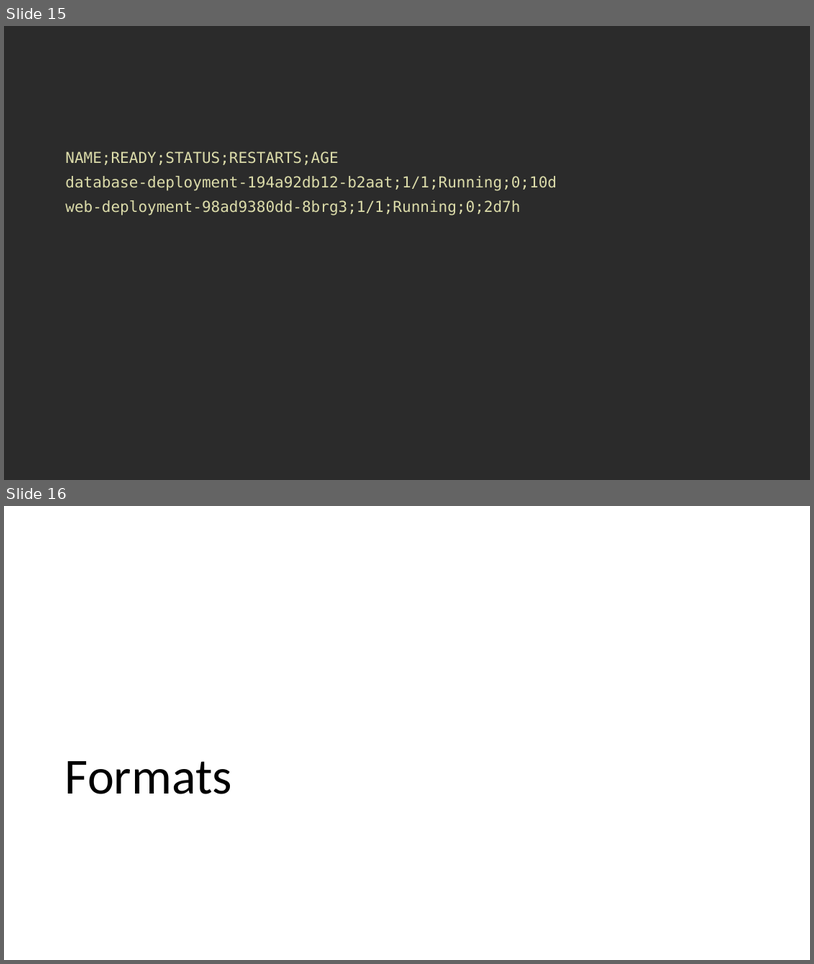
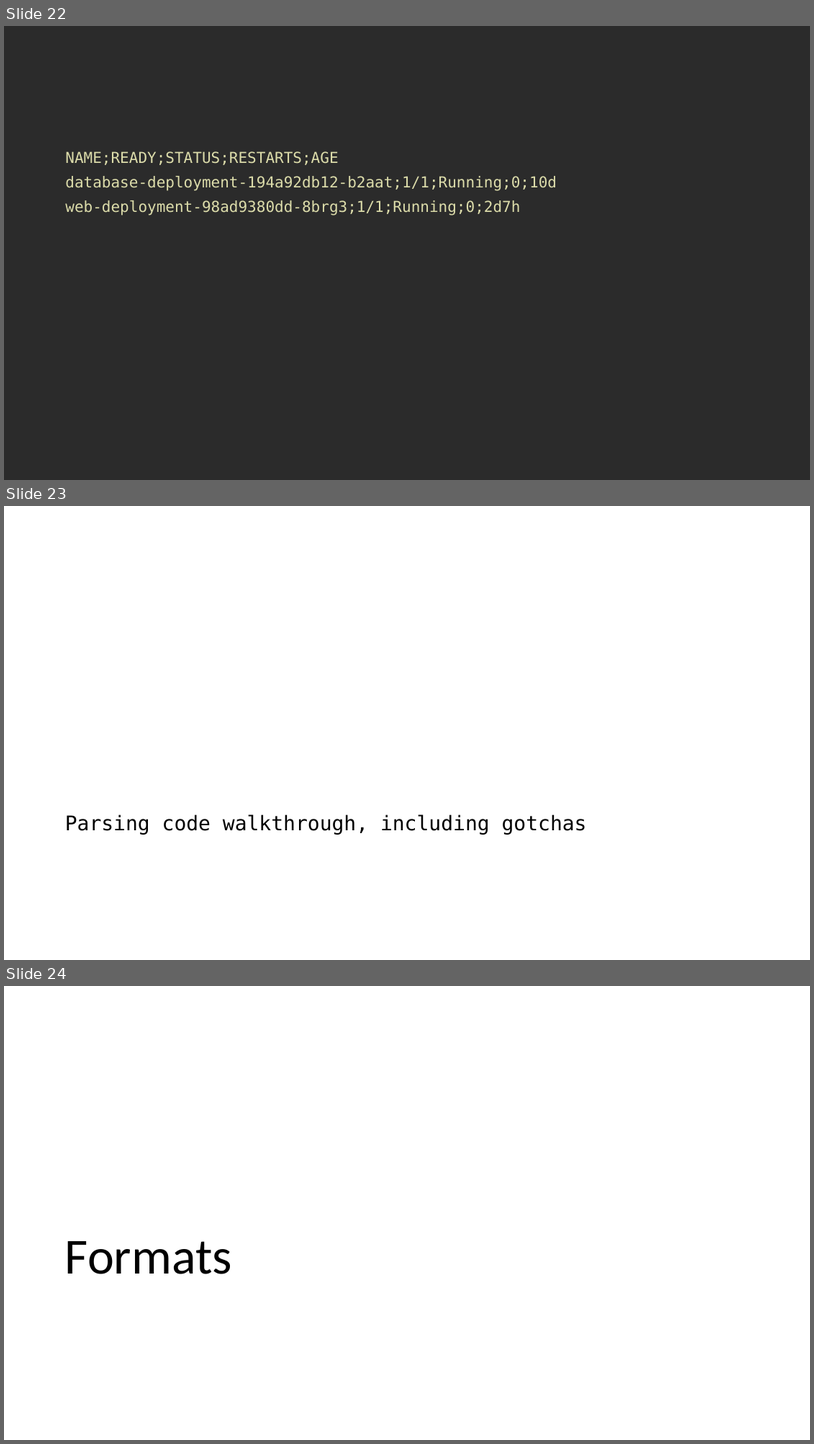
Before and after one commit to ThePoShWolf/Sessions, a slide deck: 2023-04-27 - Making Kubectl PowerShell friendly/PowerShell Summit 2023 - Making Kubectl PowerShell friendly.pptx. Shown one above the other, each under a label of ours: slides 15 and 16 before the commit, slides 22, 23 and 24 after it. The pictures are 814x964 and 814x1444 pixels, drawn with LibreOffice and Linux fonts; fonts in the diff are those of the drawing; background and template pictures are left out; a plain dark background stands for a picture behind light text. Boxes give left, top, right and bottom in pixels: in the first picture for what was removed or moved away, otherwise in the second. Text is boxed around its words. In the diff, an @@ line names an element or a change of style, - is before the commit and + after.

```diff
--- a/2023-04-27 - Making Kubectl PowerShell friendly/PowerShell Summit 2023 - Making Kubectl PowerShell friendly.pptx
+++ b/2023-04-27 - Making Kubectl PowerShell friendly/PowerShell Summit 2023 - Making Kubectl PowerShell friendly.pptx
@@ slide 23 added at bbox=[4, 506, 810, 960], background picture (left out) @@
@@ text added at bbox=[65, 814, 587, 834], 24 pt, text #000000 @@
+Parsing code walkthrough, including gotchas
@@ what was slide 15 is now slide 22 @@
@@ what was slide 16 is now slide 24 @@
```
Also in this commit, not shown: 4 slides changed, 8 other slides added.
